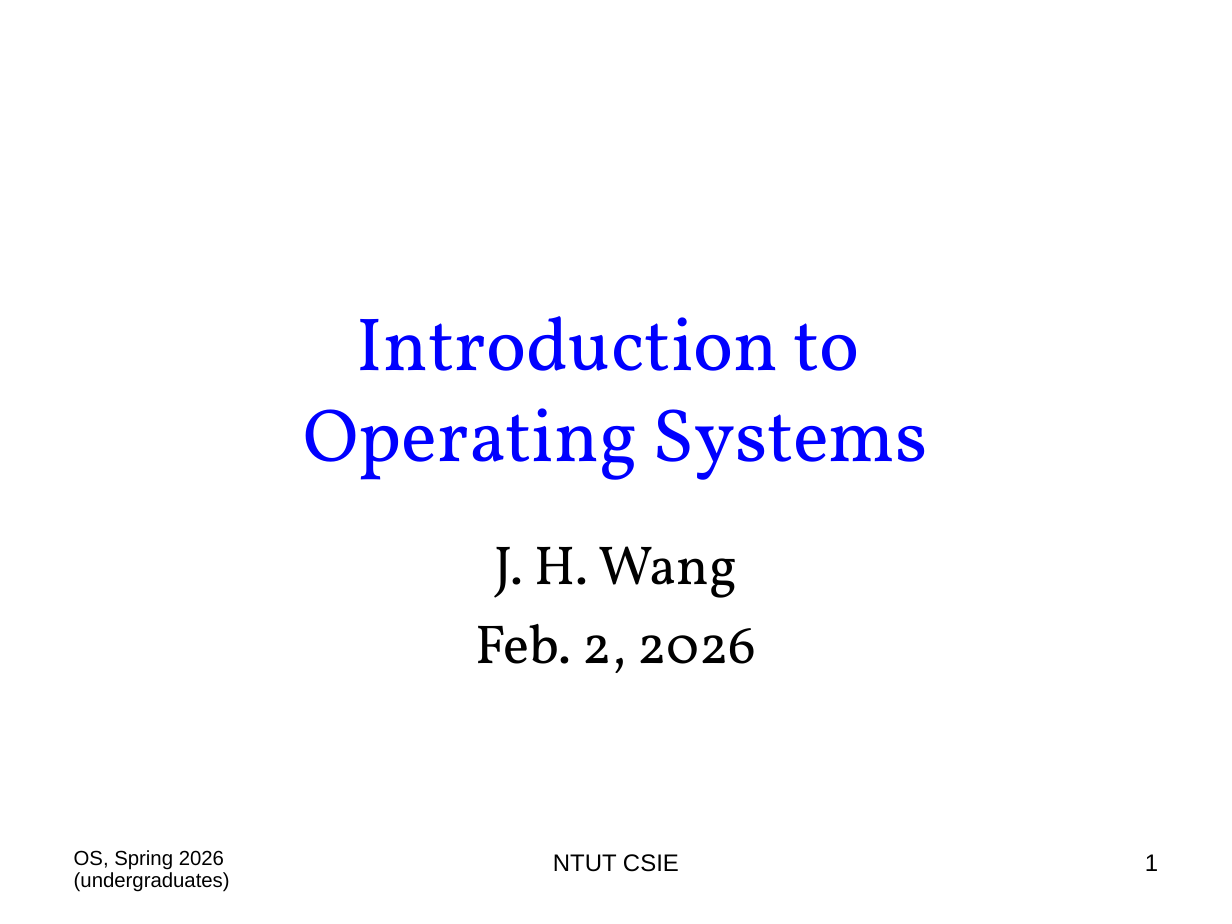
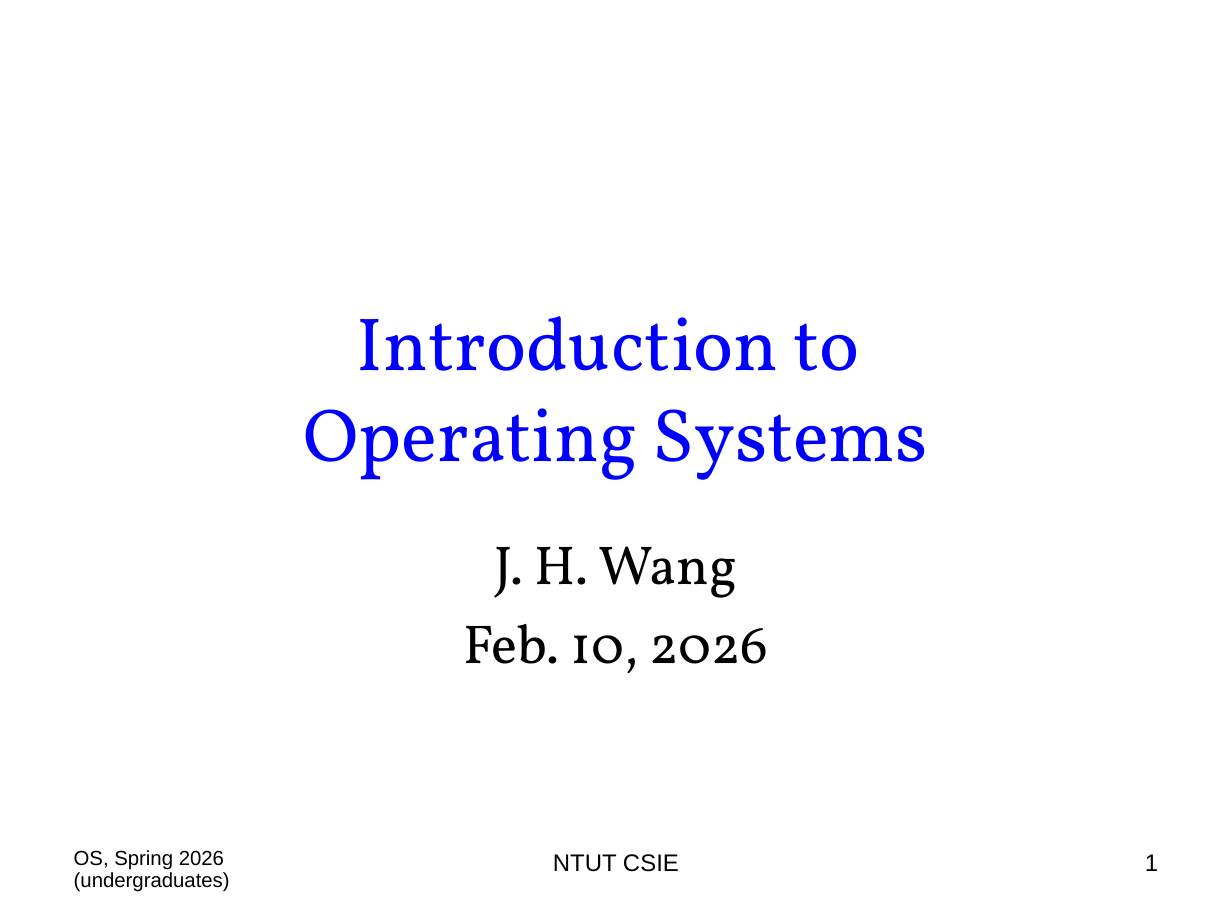
Before and after one commit to chriswjh/chriswjh.github.io, a slide deck: slide 1 of OSu/00-Overview.ppt. Drawn at 1232x924 pixels with LibreOffice and Linux fonts; fonts in the diff are those of the drawing. Boxes give left, top, right and bottom in pixels: in the first picture for what was removed or moved away, otherwise in the second. Text is boxed around its words. In the diff, an @@ line names an element or a change of style, - is before the commit and + after.

```diff
--- a/OSu/00-Overview.ppt
+++ b/OSu/00-Overview.ppt
@@ subtitle at bbox=[463, 624, 769, 673]: text changed @@
-Feb. 2, 2026
+Feb. 10, 2026
```
Also in this commit, not shown: 5 other slides changed, 1 other file.
